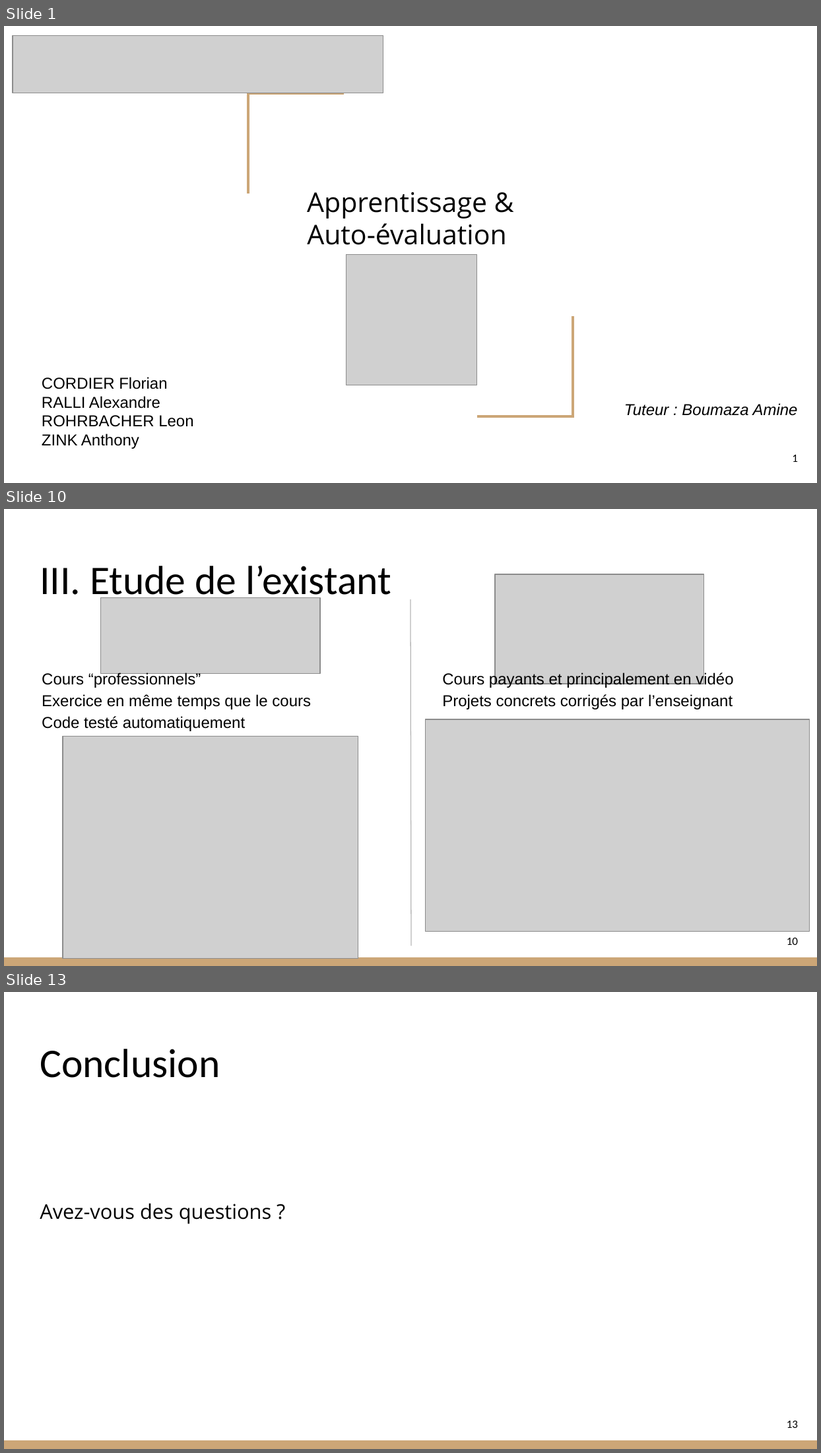
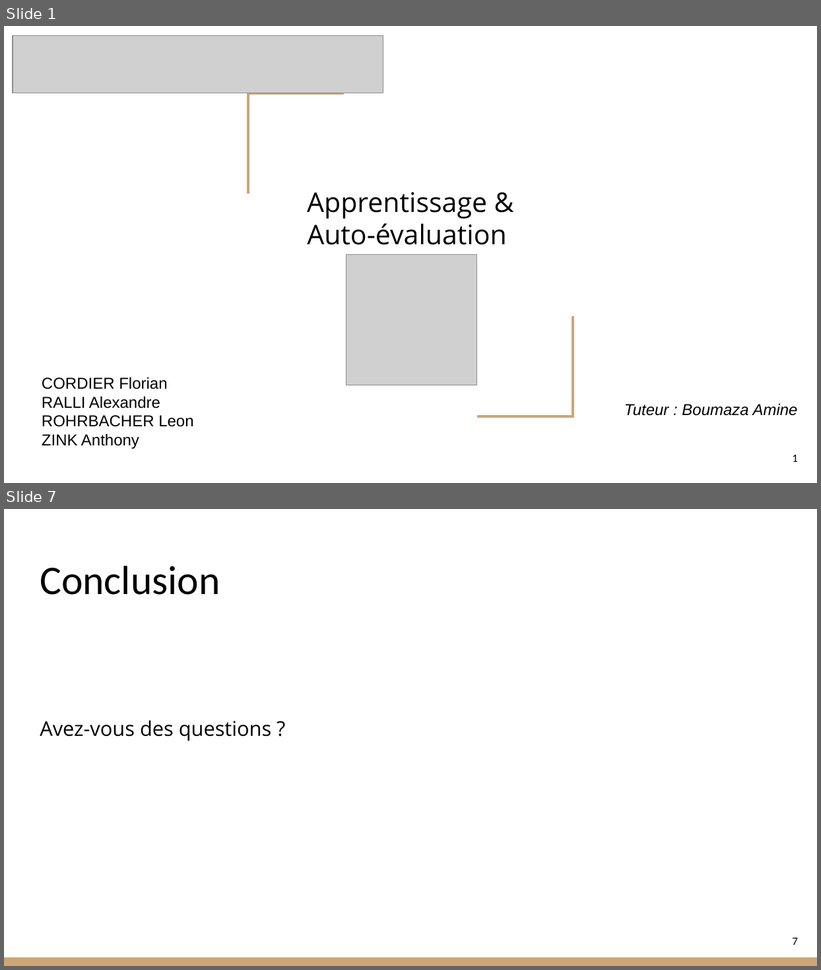
Before and after one commit to RohrbacherLeon/coditor, a slide deck: doc/Presentation_conception.pptx. Shown one above the other, each under a label of ours: slides 1, 10 and 13 before the commit, slides 1 and 7 after it; the slides between them are not shown. The pictures are 821x1453 and 821x970 pixels, drawn with LibreOffice and Linux fonts; fonts in the diff are those of the drawing; grey boxes stand for pictures. Boxes give left, top, right and bottom in pixels: in the first picture for what was removed or moved away, otherwise in the second. Text is boxed around its words. In the diff, an @@ line names an element or a change of style, - is before the commit and + after.

```diff
--- a/doc/Presentation_conception.pptx
+++ b/doc/Presentation_conception.pptx
@@ slide 10 removed at (4,509,817,966), background #FFFFFF; not listed: 1 template element that a slide beside it also shows @@
@@ title removed at (40,566,391,604) @@
-III. Etude de l’existant
@@ picture removed at (495,574,704,684) @@
@@ picture removed at (101,597,320,673) @@
@@ line removed from (411, 599) to (411, 947) @@
@@ text removed at (42,672,311,731) @@
-Cours “professionnels”
-Exercice en même temps que le cours
-Code testé automatiquement
@@ text removed at (442,672,733,710) @@
-Cours payants et principalement en vidéo
-Projets concrets corrigés par l’enseignant
@@ picture removed at (425,720,809,932) @@
@@ picture removed at (63,737,358,958) @@
@@ page number removed at (787,938,798,945) @@
-10
@@ what was slide 13 is now slide 7 @@
@@ page number at (792,938,798,945): text changed @@
-13
+7
```
Also in this commit, not shown: 2 slides changed, 3 slides added, 8 other slides removed, 10 other files.
